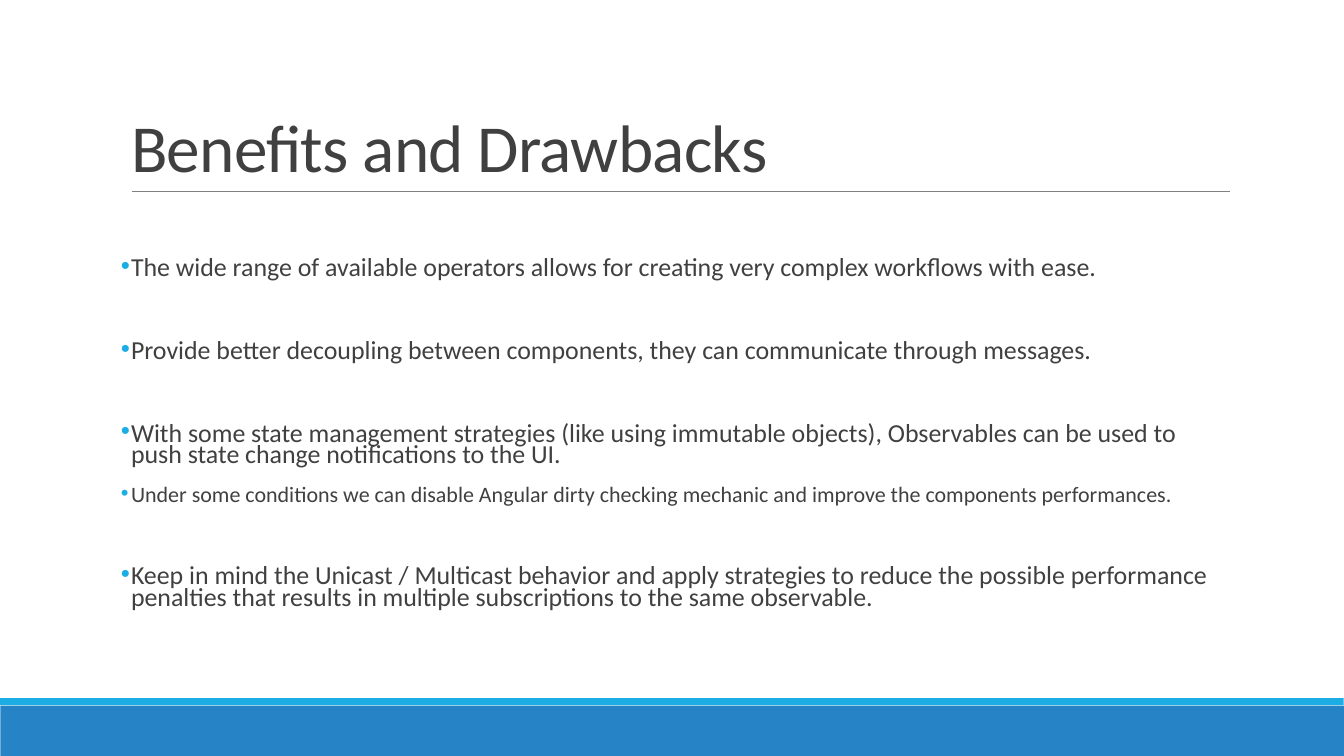
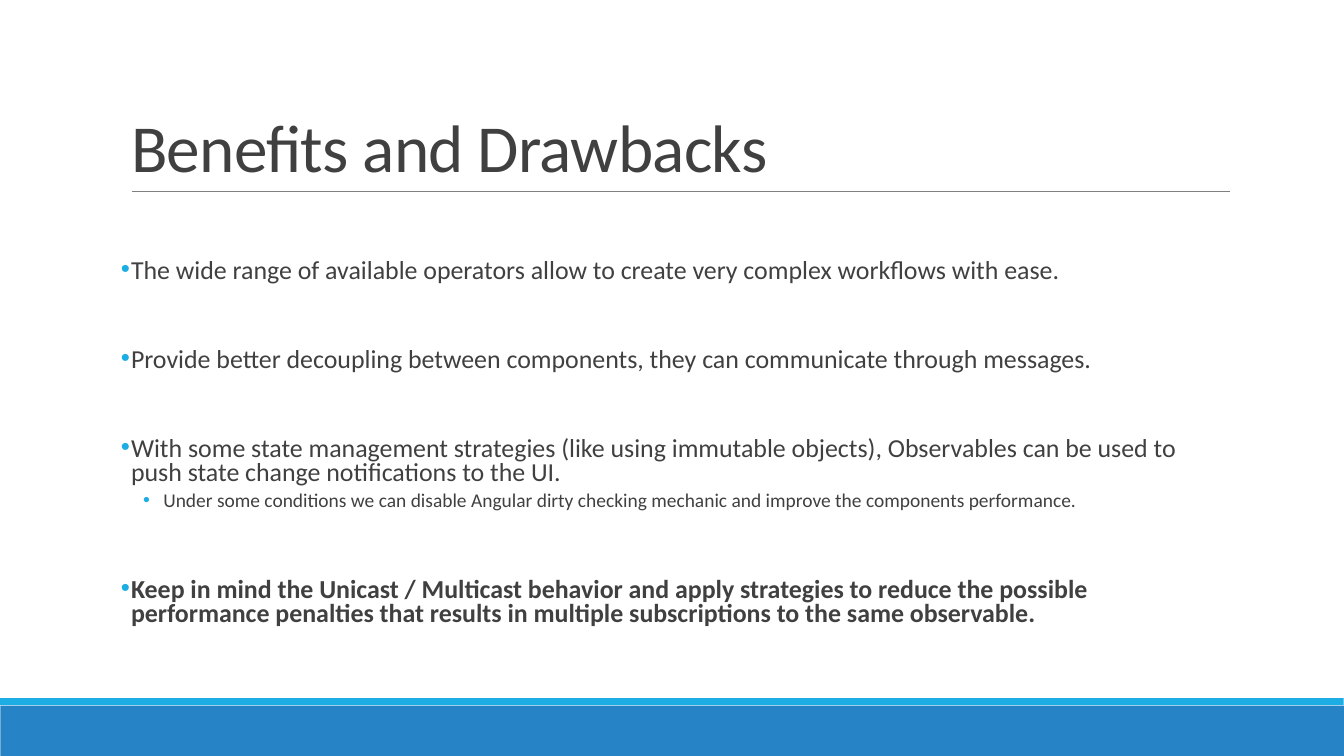
Before and after one commit to AGiorgetti/rxjs101, a slide deck: slide 27 of ReactiveProgramming_RxJS.pptx. Drawn at 1344x756 pixels with LibreOffice and Linux fonts; fonts in the diff are those of the drawing. Boxes give left, top, right and bottom in pixels: in the first picture for what was removed or moved away, otherwise in the second. Text is boxed around its words. In the diff, an @@ line names an element or a change of style, - is before the commit and + after.

Commit message:
updated angular samples

```diff
--- a/ReactiveProgramming_RxJS.pptx
+++ b/ReactiveProgramming_RxJS.pptx
@@ text at <box>131,261,1059,284</box>: text changed @@
-• The wide range of available operators allows for creating very complex workflows with ease.
+• The wide range of available operators allow to create very complex workflows with ease.
@@ text at <box>131,350,1176,626</box>: bold on in "Keep in mind the Unicast / Multicast ..."; line spacing 0.7 to 0.8 @@
@@ text at <box>163,493,1076,511</box>: text changed; size 15.7 to 13.9 pt @@
-• Under some conditions we can disable Angular dirty checking mechanic and improve the components performances.
+  • Under some conditions we can disable Angular dirty checking mechanic and improve the components performance.
```
Also in this commit, not shown: 7 other files.
